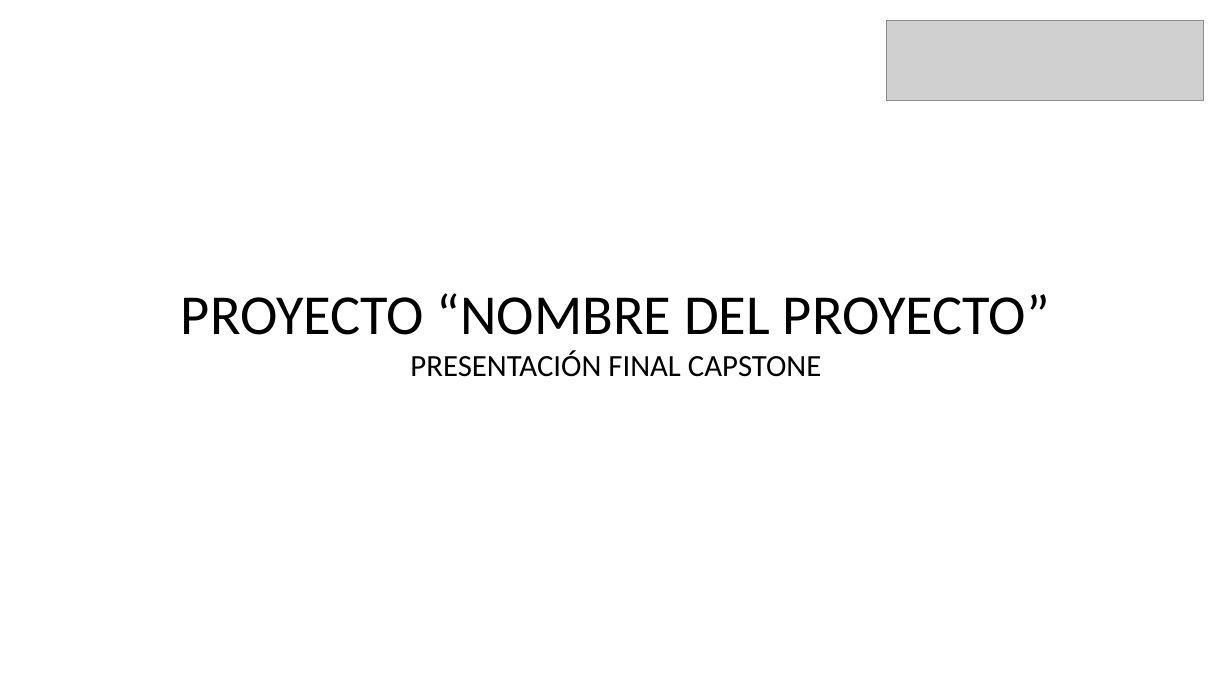
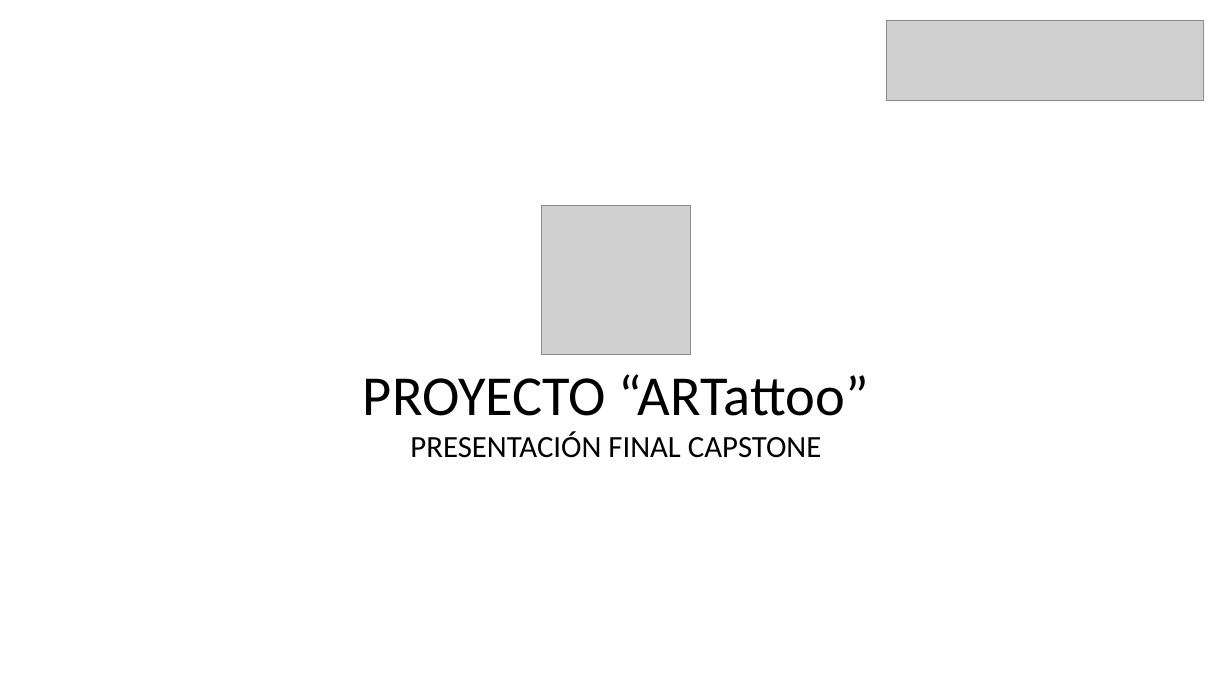
Before and after one commit to FelixCifuentesCid/Grupo14, a slide deck: slide 1 of Fase 2/Evidencias Proyecto/Presentación Proyecto.pptx. Drawn at 1232x693 pixels with LibreOffice and Linux fonts; fonts in the diff are those of the drawing; grey boxes stand for pictures. Boxes give left, top, right and bottom in pixels: in the first picture for what was removed or moved away, otherwise in the second. Text is boxed around its words. In the diff, an @@ line names an element or a change of style, - is before the commit and + after.

```diff
--- a/Fase 2/Evidencias Proyecto/Presentación Proyecto.pptx
+++ b/Fase 2/Evidencias Proyecto/Presentación Proyecto.pptx
@@ picture added at [542,205,691,354] @@
@@ text "PROYECTO “ARTattoo”": place and size @@
-text "PROYECTO “ARTattoo”" at [181,293,1050,377]
+text "PROYECTO “ARTattoo”" at [363,374,869,458]
@@ text at [363,374,869,416]: text changed @@
-PROYECTO “NOMBRE DEL PROYECTO”
+PROYECTO “ARTattoo”
```
Also in this commit, not shown: 7 other slides changed, 2 slides added, 2 slides removed, 11 other files.
